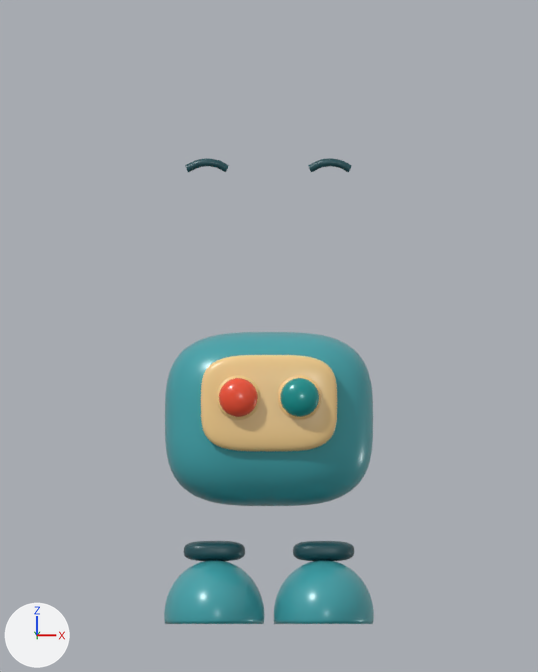
The Blender file art/blender/robot.blend: old version first, new version second.
Camera for both pictures: the file's camera 'Portrait camera'. The lights are fixed; the arrows at lower left show +X, +Y and +Z. The older version comes first. The same objects are shown in both versions, whatever each file hides.

In view in the first picture: 'Ankle cuff L', 'Ankle cuff R', 'Body shell', 'Boot L', 'Boot R', 'Brow L', 'Brow R', 'Button coral', 'Button teal', 'Chest inset' and 2 more.
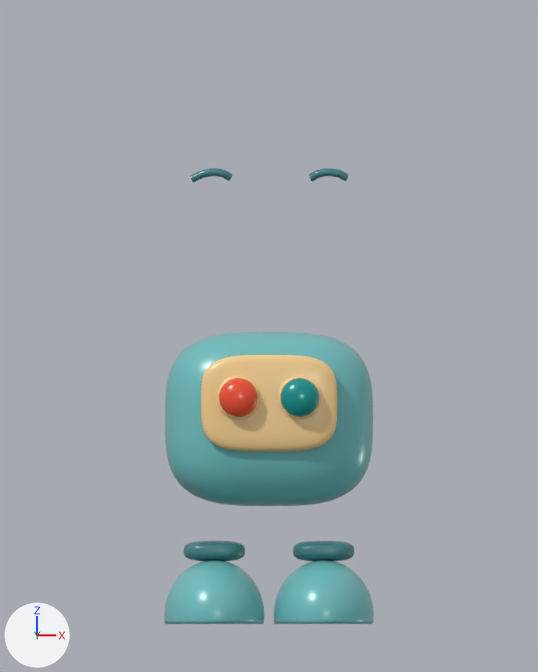
Location of each change, (x1, y1, x2, y2) in pixels of the pictures (538 x 672 px):
'Body shell', recoloured
    both: (165, 332, 373, 506)
'Boot L', recoloured
    both: (274, 560, 374, 624)
'Boot R', recoloured
    both: (164, 560, 264, 624)
'Ankle cuff L', recoloured (dark cyan to cyan)
    both: (293, 541, 354, 561)
'Ankle cuff R', recoloured (dark cyan to cyan)
    both: (184, 541, 245, 561)
'Brow R', recoloured, reshaped
    before: (185, 158, 229, 172)
    after: (190, 168, 232, 182)
'Brow L', recoloured, reshaped (9% narrower)
    before: (308, 158, 352, 172)
    after: (309, 168, 349, 182)

Edits to the bpy script that builds the scene:
```text
Change mat_shell___sea_glass_turquoise:
    mat_shell___sea_glass_turquoise.base_color: (0.055, 0.38, 0.42) -> (0.168, 0.533, 0.546)  # cyan #42a6ad -> cyan #72c1c3
Change mat_joints___deep_teal:
    mat_joints___deep_teal.base_color: (0.0153, 0.0835, 0.1) -> (0.0529, 0.223, 0.25)  # dark cyan #215259 -> cyan #418289
Change cu_brow_r:
    where _sp = cu_brow_r.splines.new('BEZIER'); _sp.bezier_points.add(3)
    remove _sp.bezier_points.foreach_set('co', [-0.72, -0.717, 4.18, -0.6, -0.737, 4.23, -0.465, -0.735, 4.225, -0.37, -0.717, 4.18])
    remove _sp.bezier_points.foreach_set('handle_left', [-0.767, -0.709, 4.16, -0.65, -0.733, 4.221, -0.516, -0.74, 4.237, -0.407, -0.724, 4.198])
    remove _sp.bezier_points.foreach_set('handle_right', [-0.673, -0.725, 4.2, -0.548, -0.741, 4.239, -0.425, -0.731, 4.215, -0.333, -0.71, 4.162])
    add _sp.bezier_points.foreach_set('co', [-0.68, -0.717, 4.092, -0.534, -0.737, 4.145, -0.406, -0.735, 4.138, -0.338, -0.717, 4.102])
    add _sp.bezier_points.foreach_set('handle_left', [-0.736, -0.709, 4.071, -0.594, -0.733, 4.136, -0.454, -0.741, 4.151, -0.365, -0.724, 4.116])
    add _sp.bezier_points.foreach_set('handle_right', [-0.623, -0.725, 4.113, -0.484, -0.74, 4.153, -0.377, -0.731, 4.13, -0.312, -0.71, 4.088])
Change cu_brow_l:
    where _sp = cu_brow_l.splines.new('BEZIER'); _sp.bezier_points.add(3)
    remove _sp.bezier_points.foreach_set('co', [0.36, -0.717, 4.18, 0.48, -0.737, 4.23, 0.615, -0.735, 4.225, 0.71, -0.717, 4.18])
    remove _sp.bezier_points.foreach_set('handle_left', [0.313, -0.709, 4.16, 0.43, -0.733, 4.221, 0.564, -0.74, 4.237, 0.673, -0.724, 4.198])
    remove _sp.bezier_points.foreach_set('handle_right', [0.407, -0.725, 4.2, 0.532, -0.741, 4.239, 0.655, -0.731, 4.215, 0.747, -0.71, 4.162])
    add _sp.bezier_points.foreach_set('co', [0.367, -0.717, 4.099, 0.443, -0.737, 4.138, 0.599, -0.735, 4.14, 0.685, -0.717, 4.099])
    add _sp.bezier_points.foreach_set('handle_left', [0.338, -0.709, 4.083, 0.41, -0.733, 4.13, 0.54, -0.741, 4.153, 0.652, -0.724, 4.115])
    add _sp.bezier_points.foreach_set('handle_right', [0.397, -0.725, 4.114, 0.502, -0.744, 4.153, 0.636, -0.731, 4.132, 0.719, -0.71, 4.083])
```
